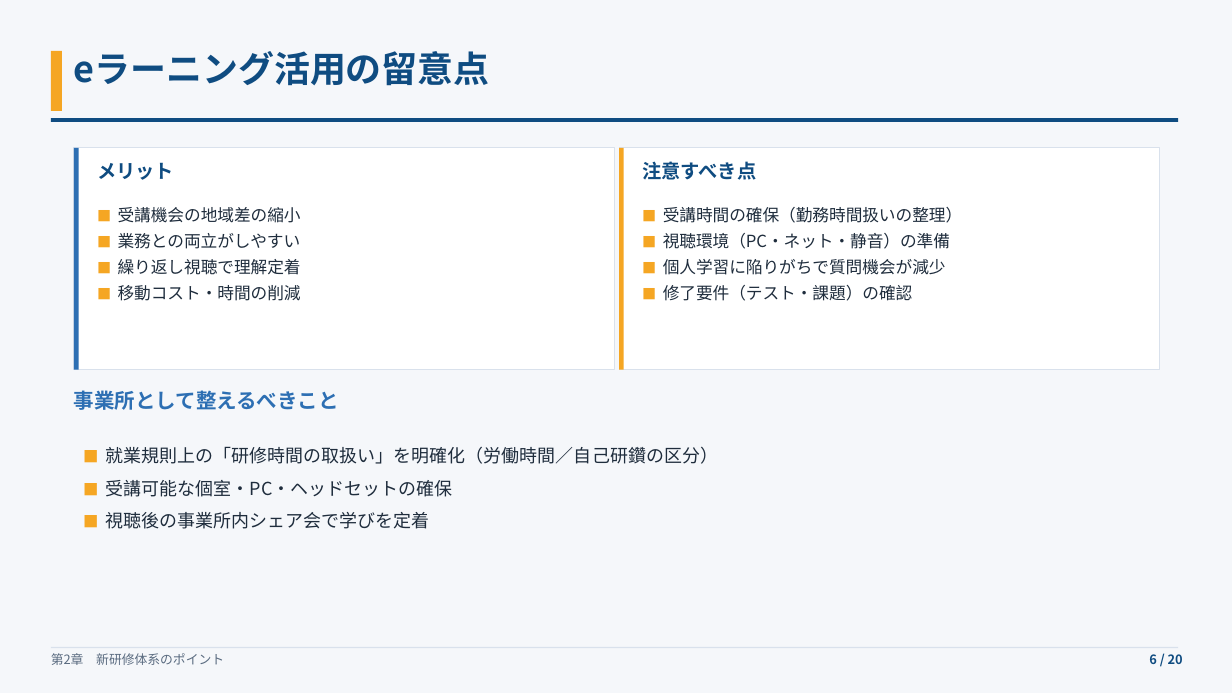
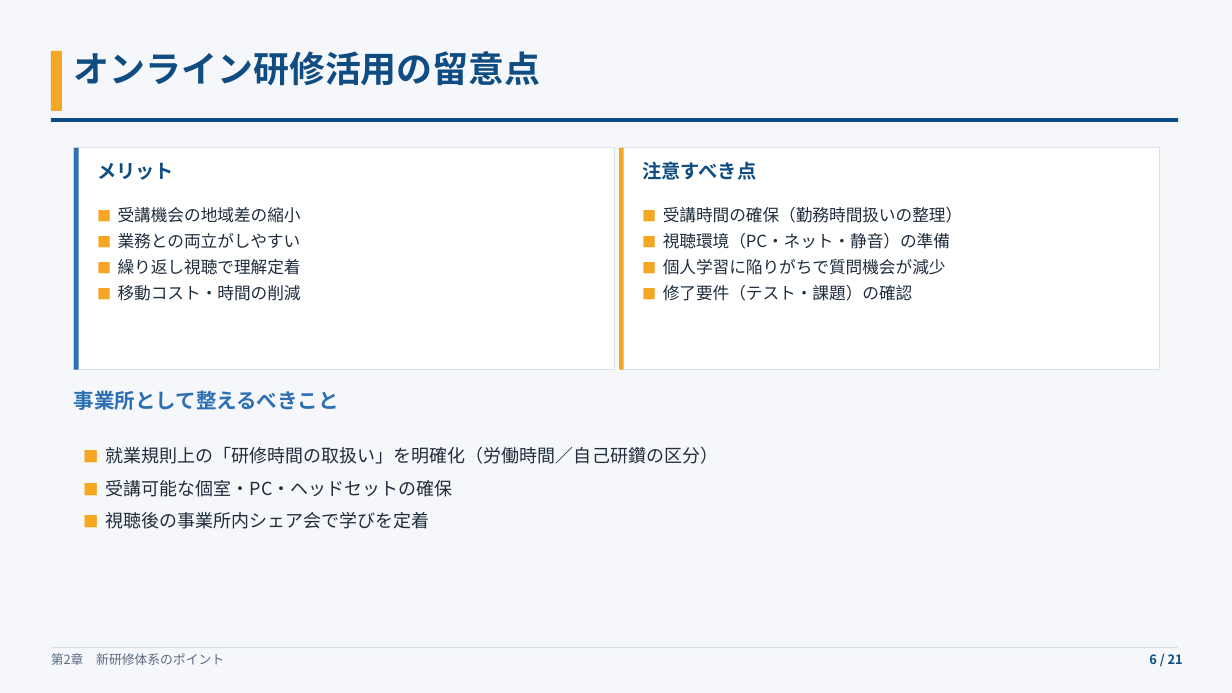
Before and after one commit to tohmichi18-stack/kaigo-ga-app, a slide deck: slide 6 of slides/法定研修制度改正への対応と主任ケアマネ更新研修の戦略.pptx. Drawn at 1232x693 pixels with LibreOffice and Linux fonts; fonts in the diff are those of the drawing. Boxes give left, top, right and bottom in pixels: in the first picture for what was removed or moved away, otherwise in the second. Text is boxed around its words. In the diff, an @@ line names an element or a change of style, - is before the commit and + after.

```diff
--- a/slides/法定研修制度改正への対応と主任ケアマネ更新研修の戦略.pptx
+++ b/slides/法定研修制度改正への対応と主任ケアマネ更新研修の戦略.pptx
@@ text at box(74, 51, 541, 86): text changed @@
-eラーニング活用の留意点
+オンライン研修活用の留意点
@@ text at box(1149, 654, 1183, 664): text changed @@
-6 / 20
+6 / 21
```
Also in this commit, not shown: 18 other slides changed, 1 slide added, 2 other files.
